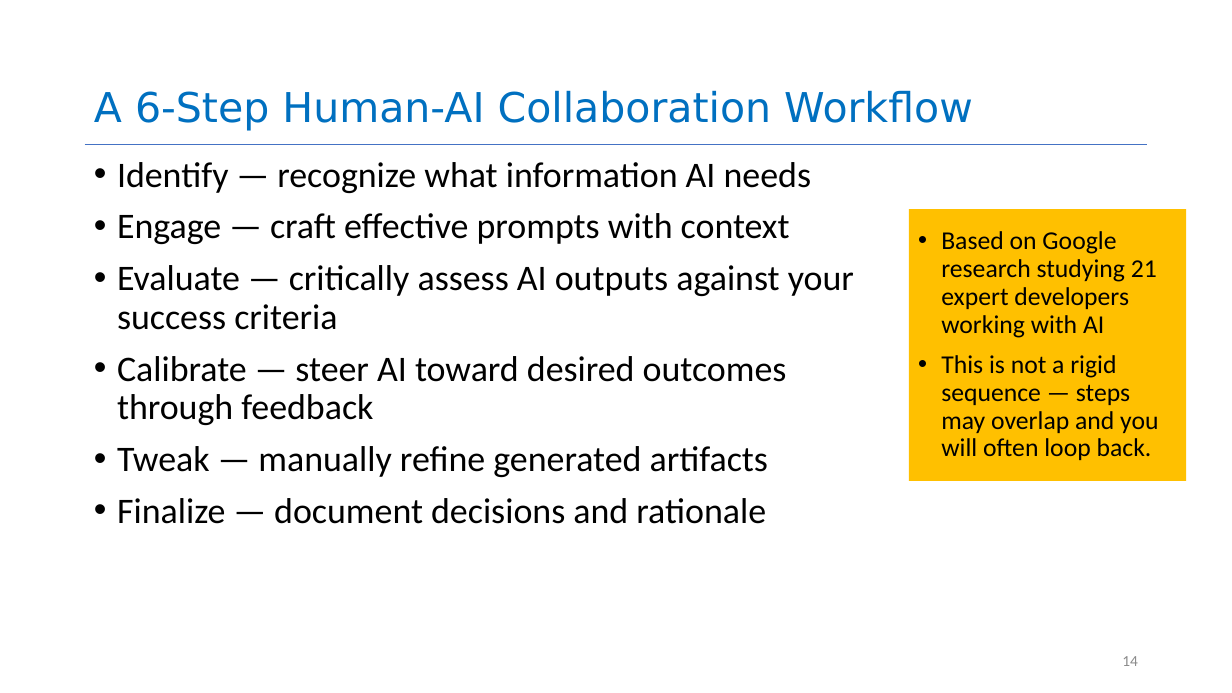
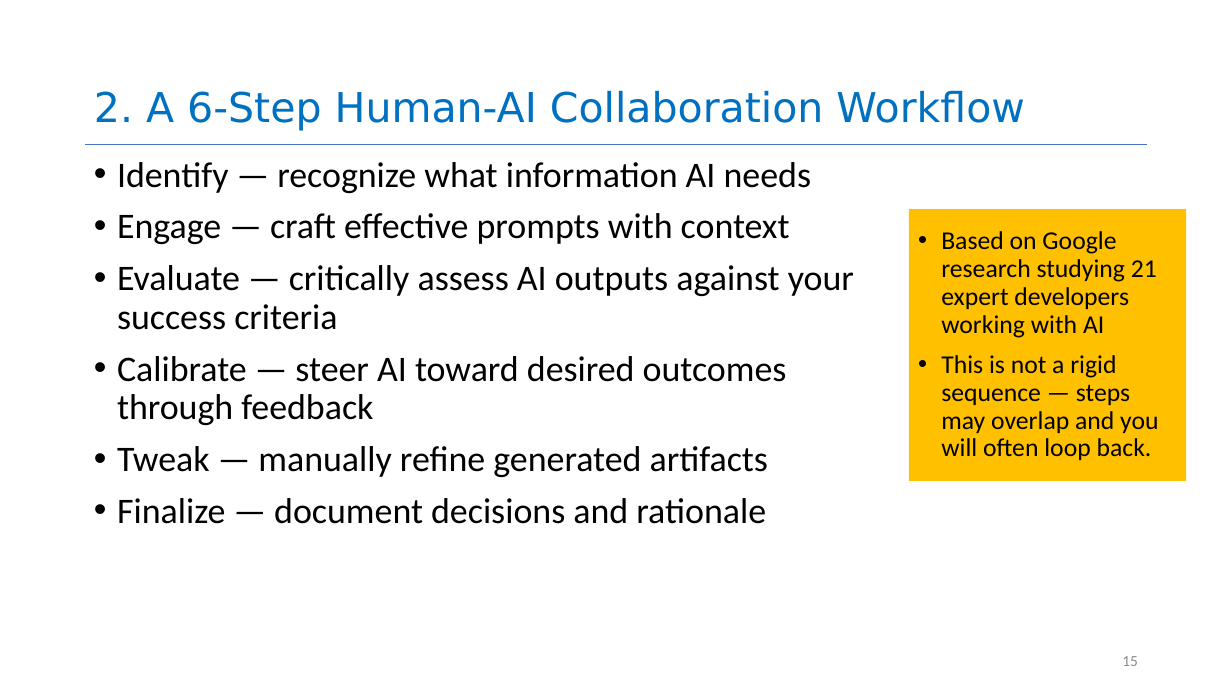
Before and after one commit to neu-se/CS4530-Spring-2026, a slide deck: slide 15 of Slides/Module 16 Using AI Agents.pptx (slide 14 before the commit). Drawn at 1232x693 pixels with LibreOffice and Linux fonts; fonts in the diff are those of the drawing. Boxes give left, top, right and bottom in pixels: in the first picture for what was removed or moved away, otherwise in the second. Text is boxed around its words. In the diff, an @@ line names an element or a change of style, - is before the commit and + after.

```diff
--- a/Slides/Module 16 Using AI Agents.pptx
+++ b/Slides/Module 16 Using AI Agents.pptx
@@ title at box(94, 90, 1025, 131): text changed @@
-A 6-Step Human-AI Collaboration Workflow
+2. A 6-Step Human-AI Collaboration Workflow
@@ page number at box(1122, 656, 1138, 666): text changed @@
-14
+15
```
Also in this commit, not shown: 18 other slides changed, 10 slides added, 2 slides removed, 1 other file.
